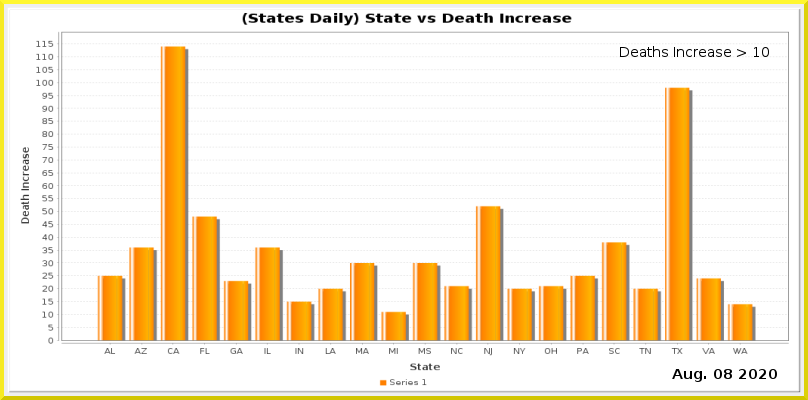
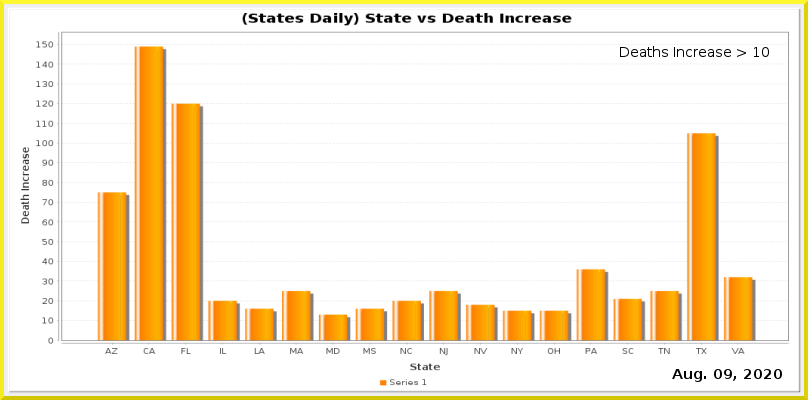
Layered file, before and after one edit (808 × 400). Changes by layer:
painted on "Current Date" over 724, 369, 782, 381
painted on "Date_vs_TestIncrease.png" over 36, 40, 789, 356
